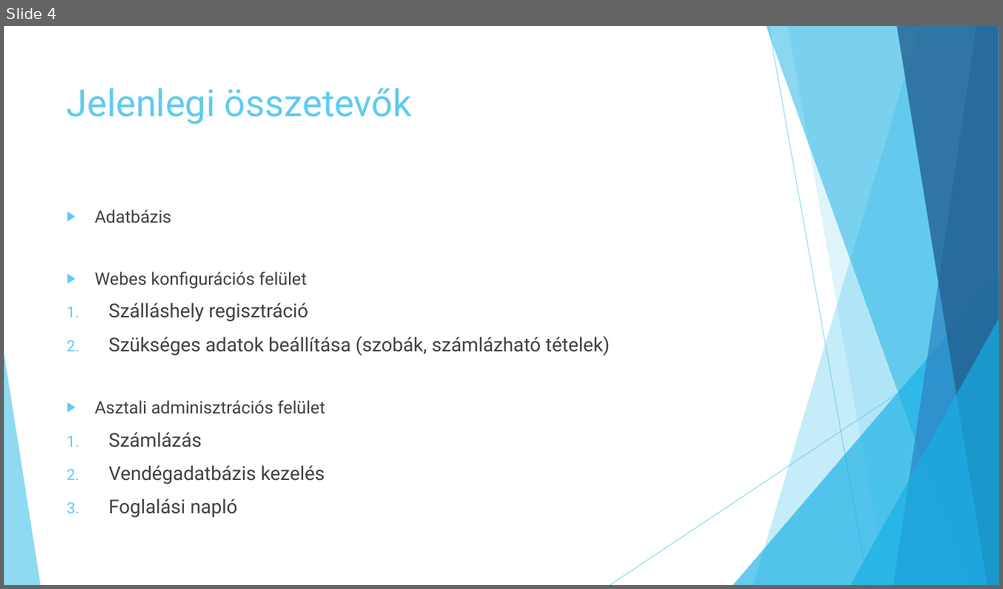
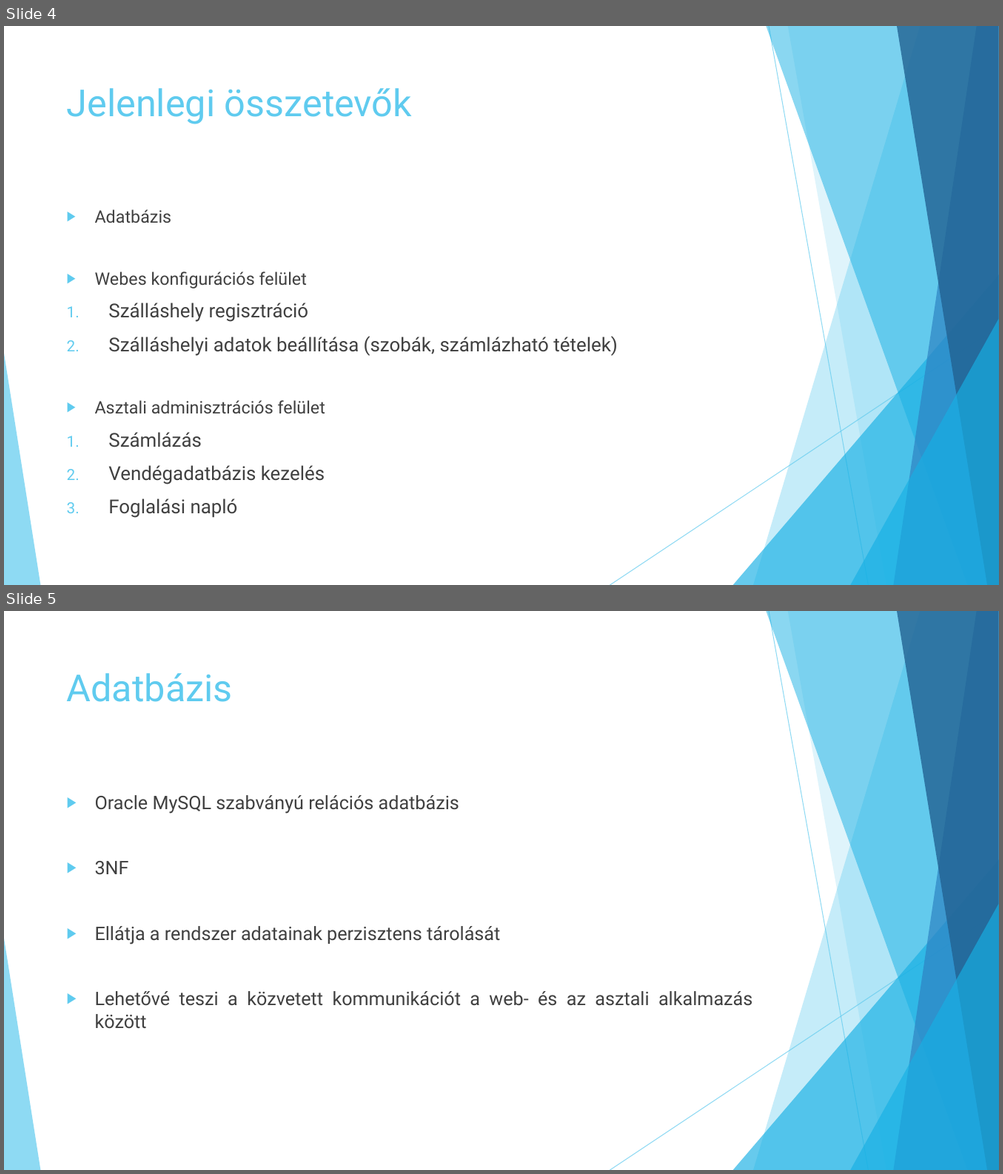
Before and after one commit to jbence1994/Virtual-Receptionist-projection, a slide deck: documentation/VR.pptx. Shown one above the other, each under a label of ours: slide 4 before the commit, slides 4 and 5 after it. The pictures are 1003x589 and 1003x1174 pixels, drawn with LibreOffice and Linux fonts; fonts in the diff are those of the drawing. Boxes give left, top, right and bottom in pixels: in the first picture for what was removed or moved away, otherwise in the second. Text is boxed around its words. In the diff, an @@ line names an element or a change of style, - is before the commit and + after.

```diff
--- a/documentation/VR.pptx
+++ b/documentation/VR.pptx
@@ slide 5 added at (x1=4, y1=611, x2=999, y2=1170), background #FFFFFF; not listed: 10 template elements that a slide beside it also shows @@
@@ title added at (x1=67, y1=673, x2=233, y2=702), 36 pt, text #5FCBEF @@
+Adatbázis
@@ text added at (x1=95, y1=795, x2=752, y2=1029), 18 pt, text #404040 @@
+▶ Oracle MySQL szabványú relációs adatbázis
+▶ 3NF
+▶ Ellátja a rendszer adatainak perzisztens tárolását
+▶ Lehetővé teszi a közvetett kommunikációt a web- és az asztali alkalmazás között
@@ slide 4 changed as well @@
@@ text at (x1=108, y1=336, x2=617, y2=356): text changed @@
-2. Szükséges adatok beállítása (szobák, számlázható tételek)
+2. Szálláshelyi adatok beállítása (szobák, számlázható tételek)
```
Also in this commit, not shown: 6 other slides changed, 2 other slides added, 2 slides removed.
